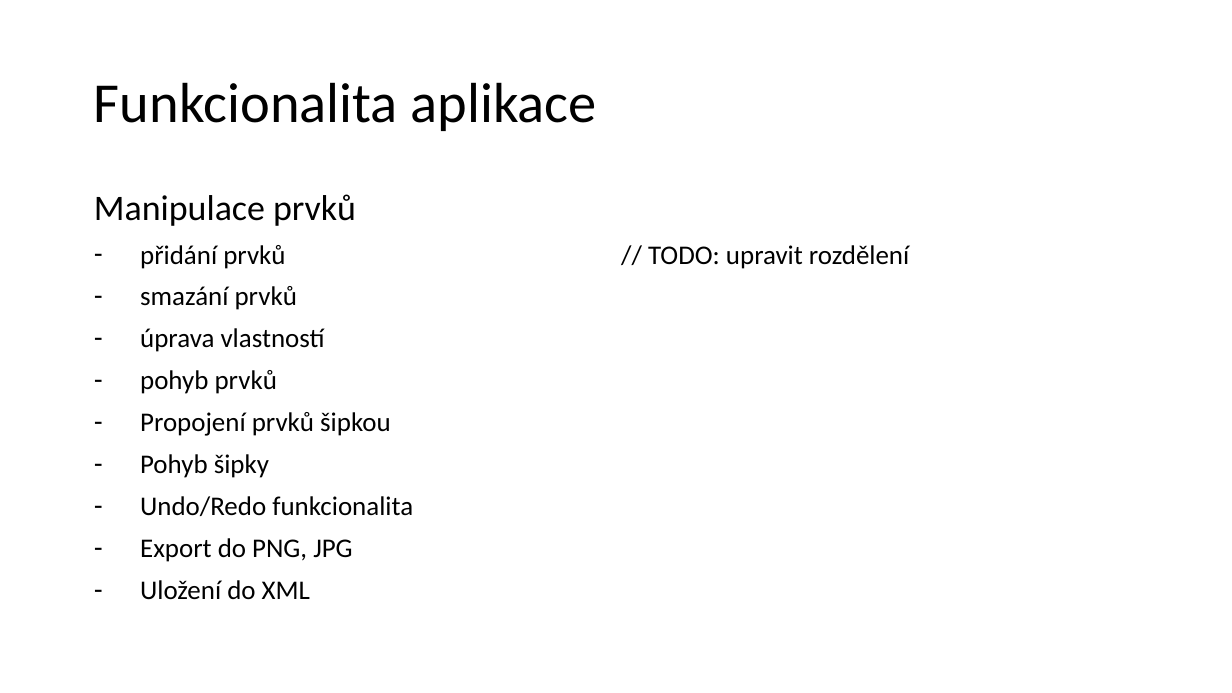
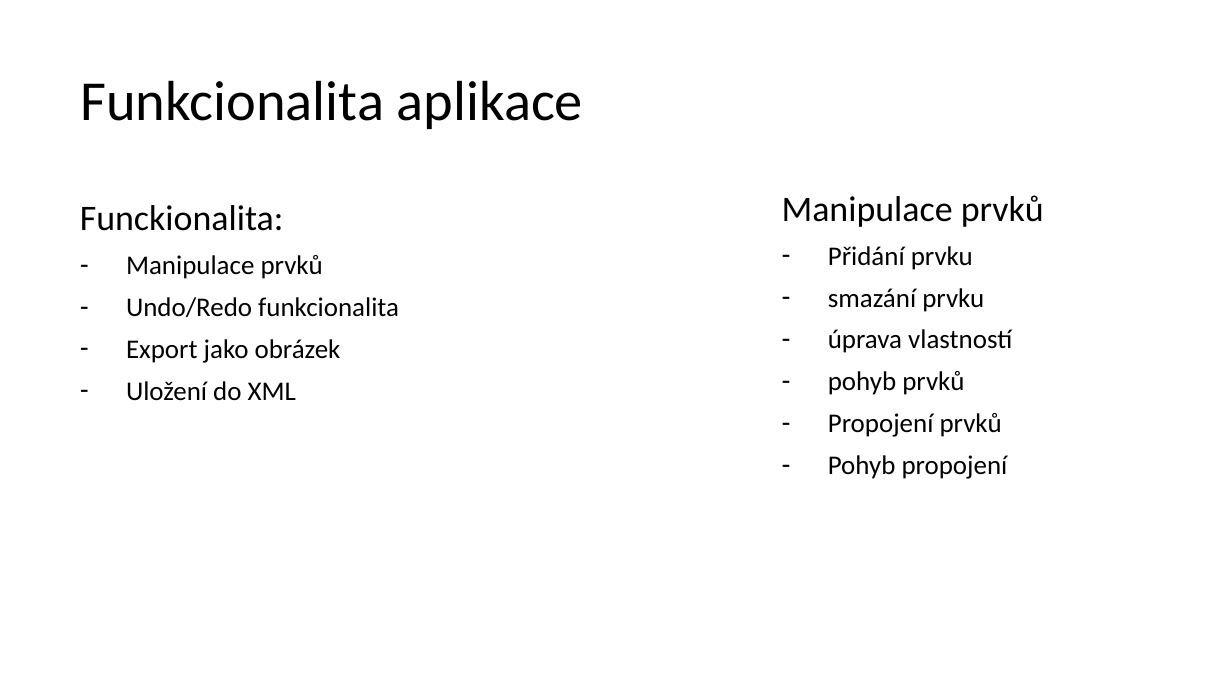
Before and after one commit to hradma10/6.semestr, a slide deck: slide 6 of SBP/Prezentace SBP Hradílek.pptx. Drawn at 1232x693 pixels with LibreOffice and Linux fonts; fonts in the diff are those of the drawing. Boxes give left, top, right and bottom in pixels: in the first picture for what was removed or moved away, otherwise in the second. Text is boxed around its words. In the diff, an @@ line names an element or a change of style, - is before the commit and + after.

```diff
--- a/SBP/Prezentace SBP Hradílek.pptx
+++ b/SBP/Prezentace SBP Hradílek.pptx
@@ title "Funkcionalita aplikace": place and size @@
-title "Funkcionalita aplikace" at bbox=[94, 82, 597, 131]
+title "Funkcionalita aplikace" at bbox=[80, 80, 583, 129]
@@ text added at bbox=[80, 205, 399, 401], 21 pt, text #000000 @@
+Funckionalita:
+– Manipulace prvků
+– Undo/Redo funkcionalita
+– Export jako obrázek
+– Uložení do XML
@@ text "Manipulace prvků": place and size @@
-text "Manipulace prvků" at bbox=[94, 194, 413, 600]
+text "Manipulace prvků" at bbox=[782, 195, 1044, 479]
@@ text at bbox=[828, 246, 984, 312]: text changed @@
-– přidání prvků // TODO: upravit rozdělení
-– smazání prvků
+– Přidání prvku
+– smazání prvku
@@ text at bbox=[828, 413, 1008, 479]: text changed @@
-– Propojení prvků šipkou
-– Pohyb šipky
-– Undo/Redo funkcionalita
-– Export do PNG, JPG
-– Uložení do XML
+– Propojení prvků
+– Pohyb propojení
```
Also in this commit, not shown: 11 other slides changed, 2 slides added, 6 other files.
